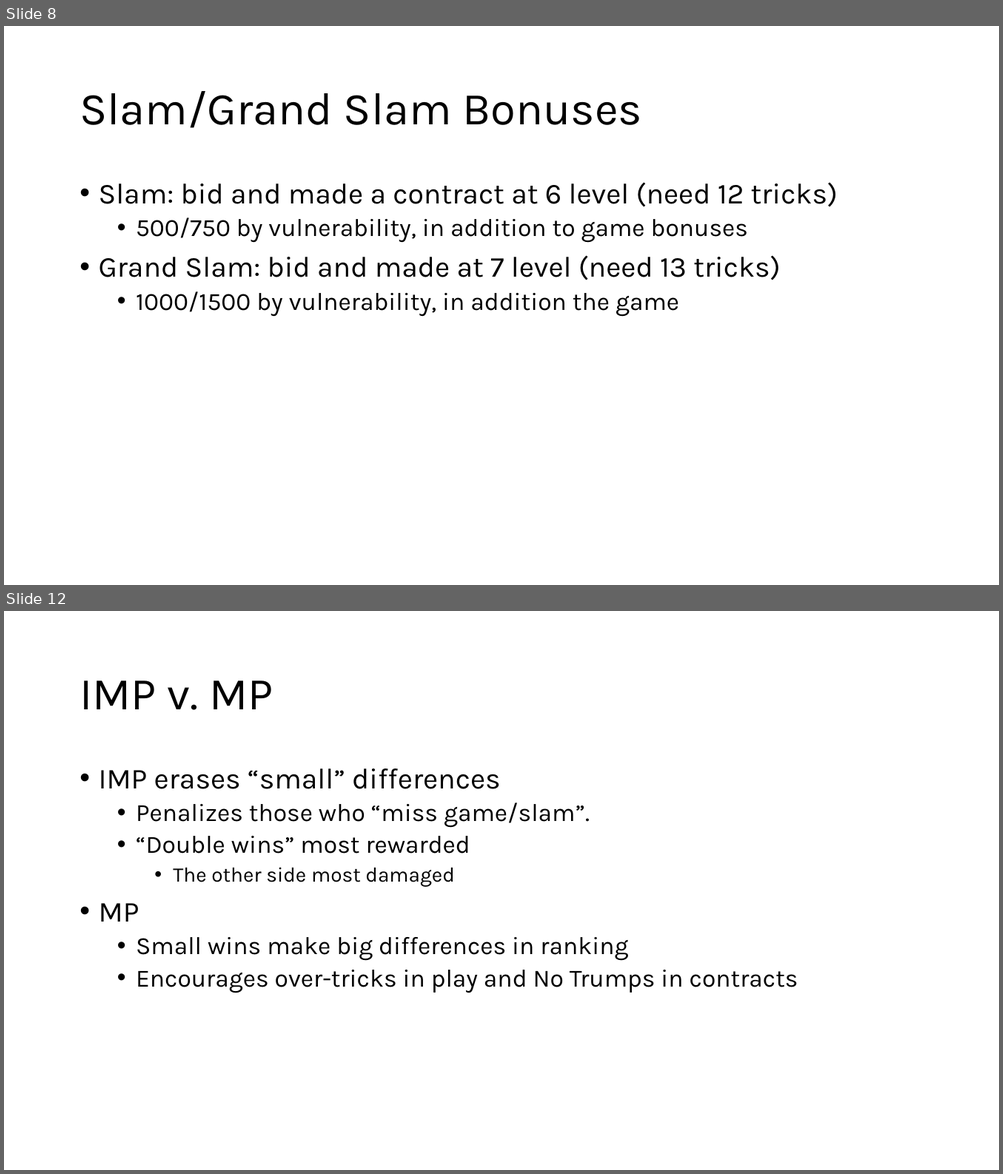
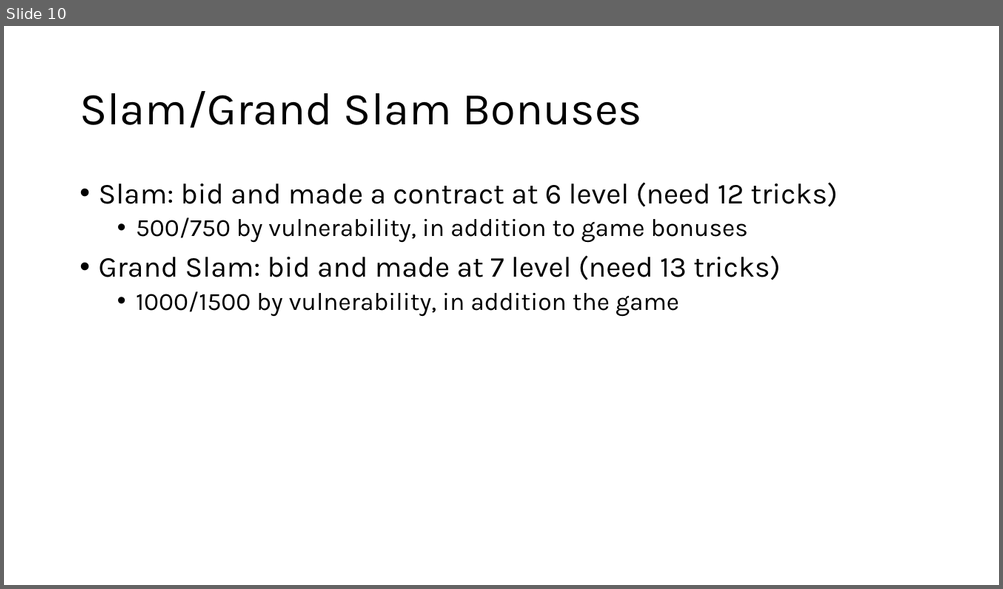
Before and after one commit to sywhub/bridge101, a slide deck: class.pptx. Shown one above the other, each under a label of ours: slides 8 and 12 before the commit, slide 10 after it; the slides between them are not shown. The pictures are 1003x1174 and 1003x589 pixels, drawn with LibreOffice and Linux fonts; fonts in the diff are those of the drawing; background and template pictures are left out. Boxes give left, top, right and bottom in pixels: in the first picture for what was removed or moved away, otherwise in the second. Text is boxed around its words. In the diff, an @@ line names an element or a change of style, - is before the commit and + after.

```diff
--- a/class.pptx
+++ b/class.pptx
@@ slide 12 removed at [4, 611, 999, 1170], background #FFFFFF @@
@@ title removed at [79, 681, 273, 710] @@
-IMP v. MP
@@ text removed at [99, 769, 798, 993] @@
-• IMP erases “small” differences
-  • Penalizes those who “miss game/slam”.
-  • “Double wins” most rewarded
-    • The other side most damaged
-• MP
-  • Small wins make big differences in ranking
-  • Encourages over-tricks in play and No Trumps in contracts
@@ what was slide 8 is now slide 10 @@
```
Also in this commit, not shown: 12 slides changed, 3 slides added, 2 other slides removed, 3 other files.
